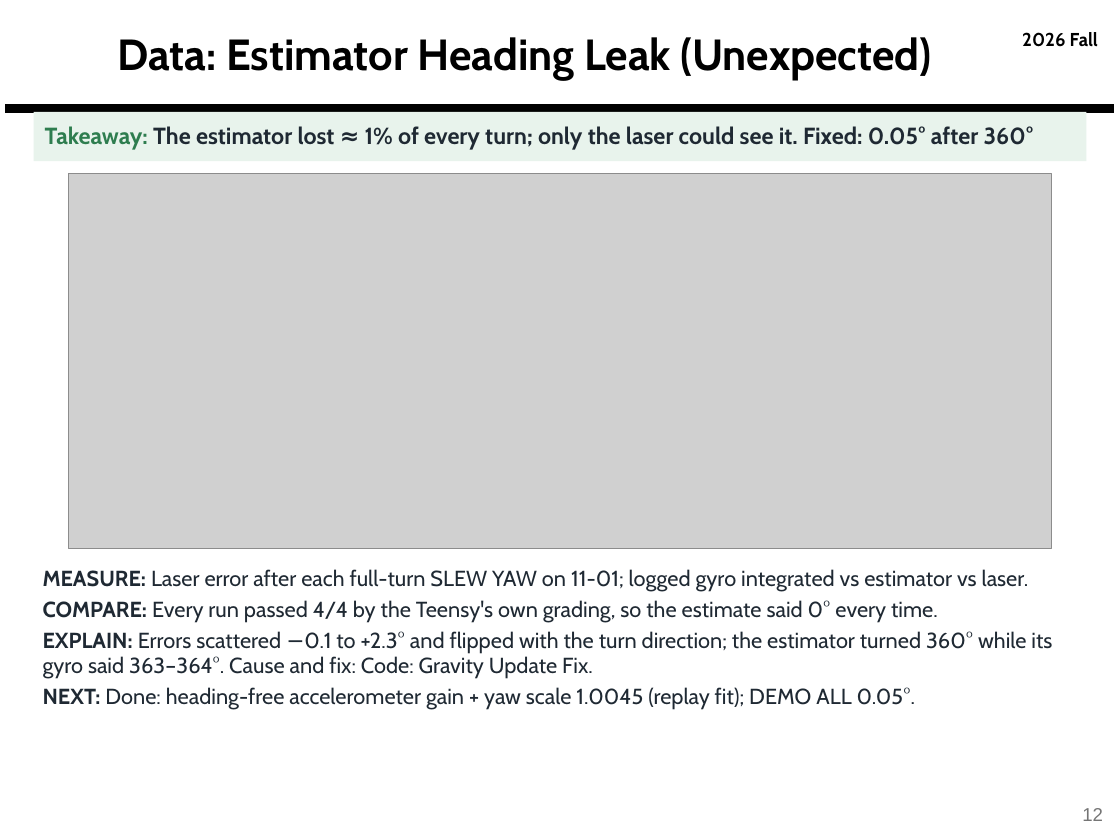
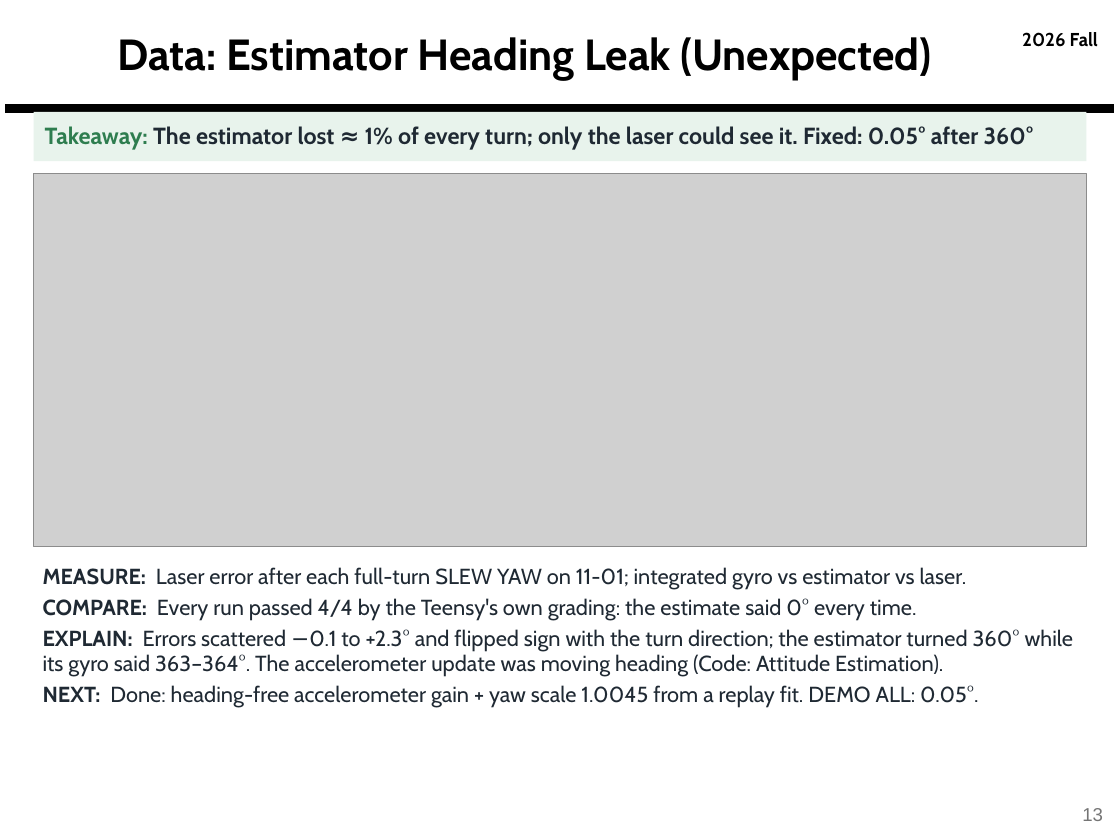
Before and after one commit to derek-weissinger-usafa/Astro-331-Lab-8, a slide deck: slide 13 of Reports/Astro 331 Lab 8_2_3 Body Final Pres.pptx (slide 12 before the commit). Drawn at 1120x840 pixels with LibreOffice and Linux fonts; fonts in the diff are those of the drawing; grey boxes stand for pictures; background and template pictures are left out. Boxes give left, top, right and bottom in pixels: in the first picture for what was removed or moved away, otherwise in the second. Text is boxed around its words. In the diff, an @@ line names an element or a change of style, - is before the commit and + after.

```diff
--- a/Reports/Astro 331 Lab 8_2_3 Body Final Pres.pptx
+++ b/Reports/Astro 331 Lab 8_2_3 Body Final Pres.pptx
@@ picture: place and size @@
-picture at (68, 174, 1051, 549)
+picture at (34, 174, 1086, 547)
@@ text at (43, 567, 1073, 708): text changed @@
-MEASURE: Laser error after each full-turn SLEW YAW on 11-01; logged gyro integrated vs estimator vs laser.
-COMPARE: Every run passed 4/4 by the Teensy's own grading, so the estimate said 0° every time.
-EXPLAIN: Errors scattered −0.1 to +2.3° and flipped with the turn direction; the estimator turned 360° while its gyro said 363–364°. Cause and fix: Code: Gravity Update Fix.
-NEXT: Done: heading-free accelerometer gain + yaw scale 1.0045 (replay fit); DEMO ALL 0.05°.
+MEASURE: Laser error after each full-turn SLEW YAW on 11-01; integrated gyro vs estimator vs laser.
+COMPARE: Every run passed 4/4 by the Teensy's own grading: the estimate said 0° every time.
+EXPLAIN: Errors scattered −0.1 to +2.3° and flipped sign with the turn direction; the estimator turned 360° while its gyro said 363–364°. The accelerometer update was moving heading (Code: Attitude Estimation).
+NEXT: Done: heading-free accelerometer gain + yaw scale 1.0045 from a replay fit. DEMO ALL: 0.05°.
@@ page number at (1082, 808, 1103, 821): text changed @@
-12
+13
```
Also in this commit, not shown: 11 other slides changed, 14 other files.
